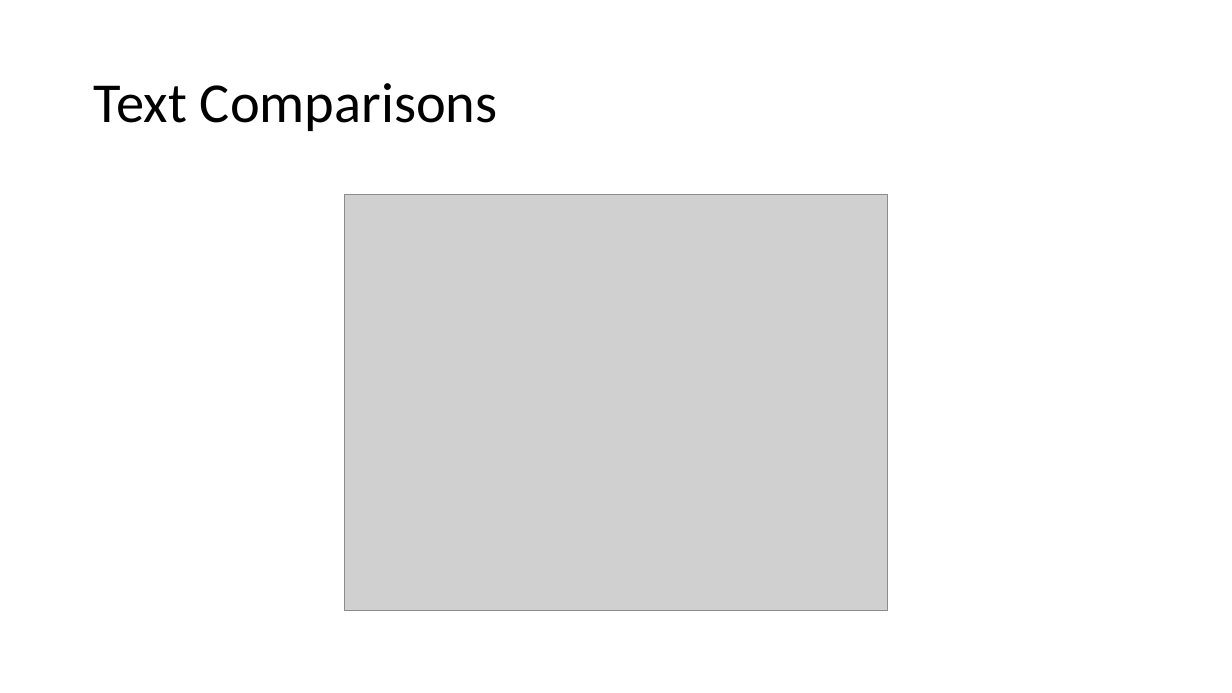
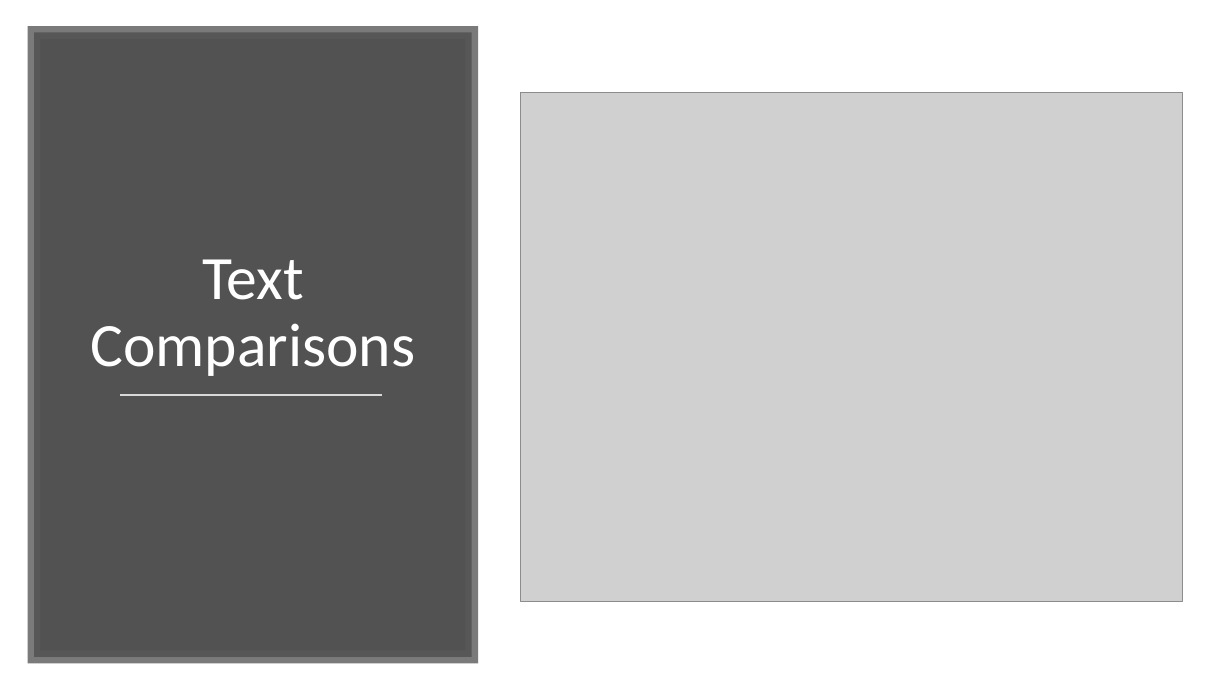
Before and after one commit to karno-bh/rouge-reimpl, a slide deck: slide 8 of docs/Summary Evaluation Platform.pptx. Drawn at 1232x693 pixels with LibreOffice and Linux fonts; fonts in the diff are those of the drawing; grey boxes stand for pictures. Boxes give left, top, right and bottom in pixels: in the first picture for what was removed or moved away, otherwise in the second. Text is boxed around its words. In the diff, an @@ line names an element or a change of style, - is before the commit and + after.

```diff
--- a/docs/Summary Evaluation Platform.pptx
+++ b/docs/Summary Evaluation Platform.pptx
@@ rectangle added at (34, 32, 472, 657), fill #404040 at 90% opacity, outline #595959 10 pt @@
@@ title "Text Comparisons": place and size @@
-title "Text Comparisons" at (94, 83, 498, 131)
+title "Text Comparisons" at (90, 259, 415, 376)
@@ title "Text Comparisons" at (90, 259, 415, 376): size 44 to 48 pt, text colour #000000 to #FFFFFF; alignment left to centre; vertical alignment middle to bottom @@
@@ picture: place and size @@
-picture at (345, 194, 888, 611)
+picture at (521, 92, 1184, 601)
@@ line added from (120, 396) to (382, 396), #D9D9D9 1.75 pt @@
```
Also in this commit, not shown: 11 other slides changed, 14 slides added.
